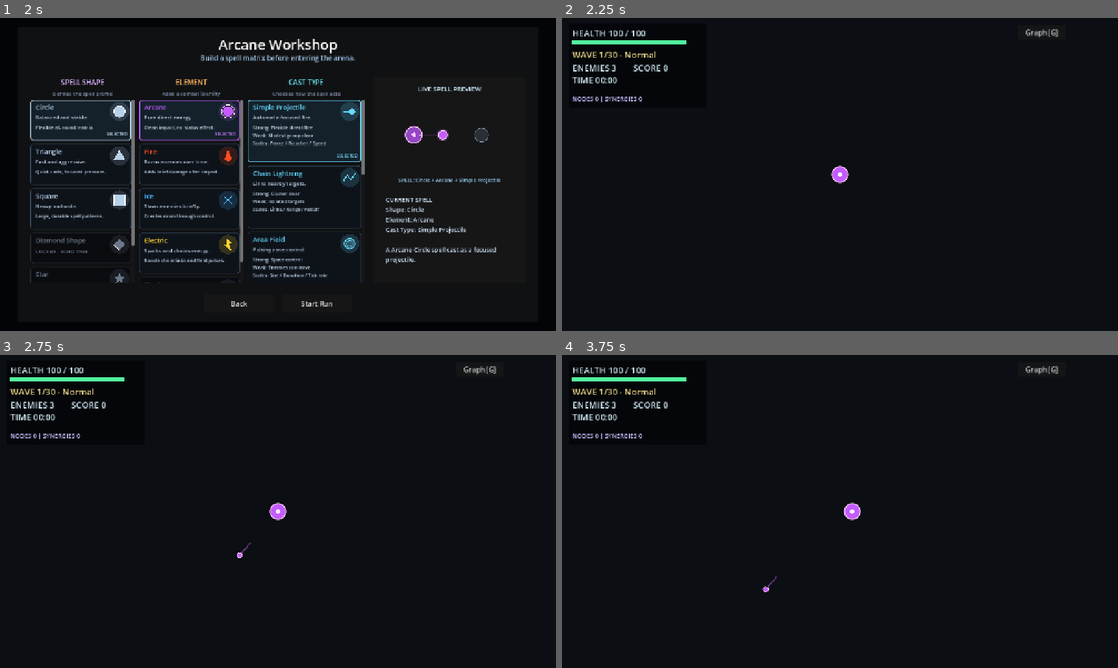
Above: before the commit, frames 1-4 (two rows, left to right).
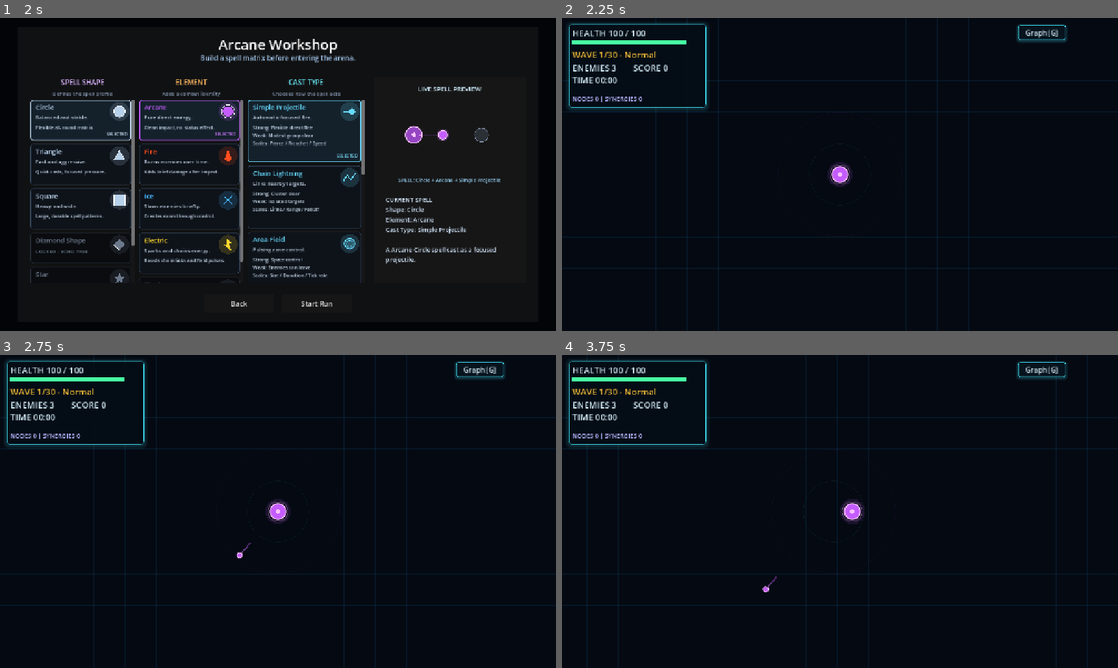
Above: after the commit, the same moments.

Repository: Gustavo-Wallace/nodecaster-arena
Game: Godot game, scene res://scenes/ui/main_menu.tscn
Two runs of this game, one before a commit and one after it. Both use one fixed random seed, a clock stepped at 60 frames per second and the inputs below.
Inputs (mouse positions are in pixels of both pictures, inside the frame that each line leads up to):
- Up to frame 1 (2 s): click "Play" at 0.5 s; click "Choose" at 1.25 s
- Up to frame 2 (2.25 s): click "Start Run" at 2 s
- Up to frame 3 (2.75 s): no input
- Up to frame 4 (3.75 s): click "Graph [G]" at 2.75 s; tap Enter at 3.5 s; move the mouse to (962, 495) at 3.52 s; hold D from 3.53 s (still down); tap G at 3.6 s

Frame 1 is identical in both runs. In frame 2, 1.2% of the frame differs, in the area x 0-91%, y 1-81%; in frame 3, 1.2%; in frame 4, 1.2%, in the area x 0-95%, y 1-81%.

Commit message:
aplica identidade neon fluorescente

Diff:
--- a/scenes/ui/game_hud.tscn
+++ b/scenes/ui/game_hud.tscn
@@ -12,13 +12,12 @@
 mouse_filter = 1
 script = ExtResource("1_pkyfi")
 
-[node name="HudBack" type="ColorRect" parent="."]
+[node name="HudBack" type="Panel" parent="."]
 layout_mode = 0
 offset_left = 16.0
 offset_top = 14.0
 offset_right = 332.0
 offset_bottom = 206.0
-color = Color(0.012, 0.018, 0.026, 0.78)
 mouse_filter = 2
 
 [node name="HealthLabel" type="Label" parent="."]
@@ -35,7 +34,7 @@
 offset_top = 50.0
 offset_right = 288.0
 offset_bottom = 62.0
-color = Color(0.09, 0.11, 0.14, 0.92)
+color = Color(0.025, 0.06, 0.09, 0.96)
 
 [node name="HealthBarFill" type="ColorRect" parent="."]
 layout_mode = 0
@@ -43,7 +42,7 @@
 offset_top = 50.0
 offset_right = 288.0
 offset_bottom = 62.0
-color = Color(0.32, 0.95, 0.62, 1)
+color = Color(0.28, 1, 0.64, 1)
 
 [node name="WaveLabel" type="Label" parent="."]
 layout_mode = 0
--- a/scripts/effects/burst_effect.gd
+++ b/scripts/effects/burst_effect.gd
@@ -42,6 +42,7 @@
 	var alpha := 1.0 - progress
 	var ring_color := Color(color.r, color.g, color.b, 0.55 * alpha)
 
+	draw_circle(Vector2.ZERO, lerpf(start_radius * 2.0, end_radius * 1.12, progress), Color(color.r, color.g, color.b, 0.09 * alpha))
 	draw_arc(Vector2.ZERO, lerpf(start_radius, end_radius, progress), 0.0, TAU, 36, ring_color, 2.0, true)
 
 	for particle in _particles:
@@ -49,6 +50,7 @@
 		var distance: float = lerpf(start_radius, float(particle["distance"]), progress)
 		var size: float = lerpf(float(particle["size"]), 1.0, progress)
 		var particle_color := Color(color.r, color.g, color.b, alpha)
+		draw_circle(direction * distance, size * 1.85, Color(color.r, color.g, color.b, alpha * 0.12))
 		draw_circle(direction * distance, size, particle_color)
 
 
--- a/scripts/effects/impact_ring.gd
+++ b/scripts/effects/impact_ring.gd
@@ -32,4 +32,5 @@
 	var progress := clampf(_time / maxf(duration, 0.001), 0.0, 1.0)
 	var alpha := pow(1.0 - progress, 1.6)
 	var radius := lerpf(start_radius, end_radius, progress)
+	draw_circle(Vector2.ZERO, radius * 1.2, Color(color.r, color.g, color.b, color.a * alpha * 0.08))
 	draw_arc(Vector2.ZERO, radius, 0.0, TAU, 64, Color(color.r, color.g, color.b, color.a * alpha), width * (1.0 - progress * 0.45), true)
--- a/scripts/enemies/base_enemy.gd
+++ b/scripts/enemies/base_enemy.gd
@@ -220,10 +220,22 @@
 	if max_health > 0:
 		health_ratio = float(current_health) / float(max_health)
 
+	_draw_neon_halo()
 	_draw_enemy_shape(health_ratio)
 	_draw_elemental_feedback()
 	_draw_elite_feedback()
 	_draw_health_arc(health_ratio)
+
+
+func _draw_neon_halo() -> void:
+	var raw_fill: Variant = get("fill_color")
+	var halo_color := Color(1.0, 0.24, 0.34, 1.0)
+	if raw_fill is Color:
+		halo_color = raw_fill
+	var halo_alpha: float = 0.06 if elite_modifier_id.is_empty() else 0.12
+	draw_circle(Vector2.ZERO, radius * 1.48, Color(halo_color.r, halo_color.g, halo_color.b, halo_alpha))
+	if not elite_modifier_id.is_empty():
+		draw_arc(Vector2.ZERO, radius * 1.23, 0.0, TAU, 32, Color(halo_color.r, halo_color.g, halo_color.b, 0.42), 1.2, true)
 
 
 func _draw_elemental_feedback() -> void:
--- a/scripts/game/game.gd
+++ b/scripts/game/game.gd
@@ -32,6 +32,7 @@
 const RUN_RESULT_PANEL_SCENE := preload("res://scenes/ui/run_result_panel.tscn")
 const UNSTABLE_FIELD_AURA_SCRIPT := preload("res://scripts/effects/unstable_field_aura.gd")
 const RUN_UPGRADE_DATA := preload("res://scripts/game/run_upgrade_data.gd")
+const NEON_STYLE := preload("res://scripts/ui/neon_style.gd")
 const PLAYABLE_CAST_TYPE_IDS := ["simple_projectile", "chain_lightning", "area", "slash", "persistent_waves", "summon"]
 
 @export var arena_position: Vector2 = Vector2(96.0, 72.0)
@@ -275,11 +276,28 @@
 
 
 func _draw() -> void:
-	draw_rect(arena_rect, Color(0.045, 0.055, 0.07), true)
-	draw_rect(arena_rect, Color(0.26, 0.46, 0.62), false, 3.0)
-
-	var inner_rect := arena_rect.grow(-8.0)
-	draw_rect(inner_rect, Color(0.09, 0.13, 0.16), false, 1.0)
+	# The oversized base keeps the viewport dark while the arena remains a distinct neon board.
+	draw_rect(arena_rect.grow(4096.0), NEON_STYLE.BACKGROUND, true)
+	draw_rect(arena_rect, NEON_STYLE.ARENA_FILL, true)
+
+	var grid_spacing := 72.0
+	var grid_x := floorf(arena_rect.position.x / grid_spacing) * grid_spacing
+	while grid_x <= arena_rect.end.x:
+		draw_line(Vector2(grid_x, arena_rect.position.y), Vector2(grid_x, arena_rect.end.y), NEON_STYLE.ARENA_GRID, 1.0)
+		grid_x += grid_spacing
+	var grid_y := floorf(arena_rect.position.y / grid_spacing) * grid_spacing
+	while grid_y <= arena_rect.end.y:
+		draw_line(Vector2(arena_rect.position.x, grid_y), Vector2(arena_rect.end.x, grid_y), NEON_STYLE.ARENA_GRID, 1.0)
+		grid_y += grid_spacing
+
+	var center := arena_rect.get_center()
+	draw_arc(center, 70.0, 0.0, TAU, 48, Color(NEON_STYLE.CYAN.r, NEON_STYLE.CYAN.g, NEON_STYLE.CYAN.b, 0.07), 1.0, true)
+	draw_arc(center, 142.0, 0.0, TAU, 64, Color(NEON_STYLE.MAGENTA.r, NEON_STYLE.MAGENTA.g, NEON_STYLE.MAGENTA.b, 0.045), 1.0, true)
+
+	draw_rect(arena_rect.grow(4.0), NEON_STYLE.ARENA_BORDER_GLOW, false, 9.0)
+	draw_rect(arena_rect, NEON_STYLE.ARENA_BORDER, false, 2.4)
+	var inner_rect := arena_rect.grow(-9.0)
+	draw_rect(inner_rect, Color(NEON_STYLE.CYAN.r, NEON_STYLE.CYAN.g, NEON_STYLE.CYAN.b, 0.22), false, 1.0)
 
 
 func _configure_arena_to_viewport() -> void:
--- a/scripts/player/player.gd
+++ b/scripts/player/player.gd
@@ -189,6 +189,10 @@
 
 
 func _draw() -> void:
+	var halo_color := Color(fill_color.r, fill_color.g, fill_color.b, 0.12)
+	var rim_color := Color(outline_color.r, outline_color.g, outline_color.b, 0.34)
+	draw_circle(Vector2.ZERO, radius * 1.62, halo_color)
+	draw_arc(Vector2.ZERO, radius * 1.28, 0.0, TAU, 40, rim_color, 1.4, true)
 	match visual_shape:
 		"triangle":
 			var points := PackedVector2Array([
@@ -216,7 +220,9 @@
 			draw_circle(Vector2.ZERO, radius, fill_color)
 			draw_arc(Vector2.ZERO, radius, 0.0, TAU, 48, outline_color, 2.5, true)
 
-	draw_circle(Vector2.ZERO, radius * 0.28, Color(1.0, 1.0, 1.0, 0.9))
+	draw_circle(Vector2.ZERO, radius * 0.42, Color(fill_color.r, fill_color.g, fill_color.b, 0.2))
+	draw_circle(Vector2.ZERO, radius * 0.25, Color(outline_color.r, outline_color.g, outline_color.b, 0.94))
 	if shield_charges > 0:
+		draw_circle(Vector2.ZERO, radius + 13.0, Color(0.32, 0.9, 1.0, 0.08))
 		draw_arc(Vector2.ZERO, radius + 8.0, 0.0, TAU, 40, Color(0.46, 0.94, 1.0, 0.9), 2.5, true)
 		draw_arc(Vector2.ZERO, radius + 12.0, -PI * 0.6, PI * 0.35, 20, Color(0.8, 1.0, 1.0, 0.55), 1.5, true)
--- a/scripts/projectiles/basic_projectile.gd
+++ b/scripts/projectiles/basic_projectile.gd
@@ -128,8 +128,9 @@
 			draw_line(Vector2(-trail_length, 0.0), Vector2(-draw_radius * 0.5, 0.0), trail_color, trail_width)
 			draw_line(Vector2(-trail_length * 0.62, 0.0), Vector2(-draw_radius * 0.2, 0.0), Color(outline_color.r, outline_color.g, outline_color.b, 0.22), maxf(1.0, trail_width * 0.42))
 
-	if glow_strength > 0.0:
-		draw_circle(Vector2.ZERO, draw_radius * (1.45 + glow_strength * 0.3), Color(fill_color.r, fill_color.g, fill_color.b, 0.09 + glow_strength * 0.08))
+	var neon_glow := 0.1 + glow_strength * 0.08
+	draw_circle(Vector2.ZERO, draw_radius * (1.45 + glow_strength * 0.3), Color(fill_color.r, fill_color.g, fill_color.b, neon_glow))
+	draw_arc(Vector2.ZERO, draw_radius * 1.16, 0.0, TAU, 20, Color(outline_color.r, outline_color.g, outline_color.b, 0.22 + glow_strength * 0.1), 0.9, true)
 
 	match visual_shape:
 		"triangle":
--- a/scripts/projectiles/enemy_projectile.gd
+++ b/scripts/projectiles/enemy_projectile.gd
@@ -64,6 +64,7 @@
 
 func _draw() -> void:
 	var trail_length := clampf(speed * 0.075, 24.0, 58.0)
+	draw_circle(Vector2.ZERO, radius * 1.72, Color(fill_color.r, fill_color.g, fill_color.b, 0.1))
 	draw_line(Vector2(-trail_length, 0.0), Vector2(-radius * 0.45, 0.0), Color(fill_color.r, fill_color.g, fill_color.b, 0.32), maxf(2.0, radius * 0.58))
 	draw_line(Vector2(-trail_length * 0.55, 0.0), Vector2(-radius * 0.2, 0.0), Color(outline_color.r, outline_color.g, outline_color.b, 0.2), 1.5)
 	draw_circle(Vector2.ZERO, radius, fill_color)
--- a/scripts/spells/area_spell.gd
+++ b/scripts/spells/area_spell.gd
@@ -71,6 +71,7 @@
 	var fill_alpha := 0.13 + _pulse_strength * 0.1
 	var fill := Color(fill_color.r, fill_color.g, fill_color.b, fill_alpha)
 	var outline := Color(outline_color.r, outline_color.g, outline_color.b, 0.8 + _pulse_strength * 0.16)
+	draw_circle(Vector2.ZERO, radius * pulse_scale * 1.13, Color(fill_color.r, fill_color.g, fill_color.b, 0.055 + _pulse_strength * 0.05))
 
 	match visual_shape:
 		"triangle":
@@ -91,3 +92,4 @@
 			draw_arc(Vector2.ZERO, radius * pulse_scale, 0.0, TAU, 40, outline, 2.4, true)
 
 	draw_arc(Vector2.ZERO, radius * (0.55 + _pulse_strength * 0.25), 0.0, TAU, 28, Color(fill_color.r, fill_color.g, fill_color.b, 0.3 + _pulse_strength * 0.22), 1.4, true)
+	draw_arc(Vector2.ZERO, radius * pulse_scale * 1.06, 0.0, TAU, 40, Color(fill_color.r, fill_color.g, fill_color.b, 0.22), 1.0, true)
--- a/scripts/spells/persistent_wave.gd
+++ b/scripts/spells/persistent_wave.gd
@@ -108,6 +108,7 @@
 	var body_color := Color(fill_color.r, fill_color.g, fill_color.b, 0.18 * remaining_ratio)
 	var line_color := Color(outline_color.r, outline_color.g, outline_color.b, 0.88 * remaining_ratio)
 	var trail_color := Color(fill_color.r, fill_color.g, fill_color.b, 0.2 * remaining_ratio)
+	draw_circle(Vector2.ZERO, maxf(half_width, half_length) * 1.14, Color(fill_color.r, fill_color.g, fill_color.b, 0.055 * remaining_ratio))
 	draw_line(Vector2(-half_length * 1.55, 0.0), Vector2(-half_length * 0.32, 0.0), trail_color, maxf(2.0, half_width * 0.14), true)
 	match visual_shape:
 		"triangle":
--- a/scripts/spells/summoned_echo.gd
+++ b/scripts/spells/summoned_echo.gd
@@ -111,6 +111,7 @@
 	var fill := Color(fill_color.r, fill_color.g, fill_color.b, 0.38 * alpha)
 	var outline := Color(outline_color.r, outline_color.g, outline_color.b, 0.9 * alpha)
 	var radius := 14.0
+	draw_circle(Vector2.ZERO, radius * 1.58, Color(fill_color.r, fill_color.g, fill_color.b, 0.09 * alpha))
 	match visual_shape:
 		"triangle":
 			var triangle := PackedVector2Array([Vector2(0.0, -radius), Vector2(radius * 0.86, radius * 0.72), Vector2(-radius * 0.86, radius * 0.72)])
@@ -129,5 +130,6 @@
 			draw_arc(Vector2.ZERO, radius, 0.0, TAU, 20, outline, 1.8, true)
 	if _bolt_time > 0.0:
 		var bolt_alpha := _bolt_time / 0.1
+		draw_line(_bolt_start, _bolt_end, Color(fill_color.r, fill_color.g, fill_color.b, bolt_alpha * 0.16), 8.0)
 		draw_line(_bolt_start, _bolt_end, Color(fill_color.r, fill_color.g, fill_color.b, bolt_alpha * 0.42), 4.4)
 		draw_line(_bolt_start, _bolt_end, Color(outline_color.r, outline_color.g, outline_color.b, bolt_alpha), 1.3)
--- a/scripts/ui/game_hud.gd
+++ b/scripts/ui/game_hud.gd
@@ -2,7 +2,11 @@
 
 signal graph_requested
 
+const NEON_STYLE := preload("res://scripts/ui/neon_style.gd")
+
+@onready var hud_back: Panel = $HudBack
 @onready var health_label: Label = $HealthLabel
+@onready var health_bar_back: ColorRect = $HealthBarBack
 @onready var health_bar_fill: ColorRect = $HealthBarFill
 @onready var wave_label: Label = $WaveLabel
 @onready var enemies_label: Label = $EnemiesLabel
@@ -21,19 +25,24 @@
 
 
 func _ready() -> void:
+	hud_back.add_theme_stylebox_override("panel", NEON_STYLE.panel_style(Color(0.014, 0.032, 0.067, 0.9), Color(NEON_STYLE.CYAN.r, NEON_STYLE.CYAN.g, NEON_STYLE.CYAN.b, 0.56), 1, 6))
+	health_bar_back.color = Color(0.025, 0.06, 0.09, 0.96)
 	for label in [health_label, wave_label, enemies_label, score_label, time_label, meta_label, build_label, message_label]:
-		label.add_theme_color_override("font_color", Color(0.86, 0.96, 1.0))
+		label.add_theme_color_override("font_color", NEON_STYLE.TEXT_PRIMARY)
 		label.add_theme_font_size_override("font_size", 20)
 
-	wave_label.add_theme_color_override("font_color", Color(1.0, 0.92, 0.58))
-	message_label.add_theme_color_override("font_color", Color(1.0, 0.92, 0.48))
+	wave_label.add_theme_color_override("font_color", NEON_STYLE.WARNING)
+	message_label.add_theme_color_override("font_color", NEON_STYLE.MAGENTA)
 	message_label.add_theme_font_size_override("font_size", 24)
-	meta_label.add_theme_color_override("font_color", Color(0.56, 0.9, 1.0))
+	meta_label.add_theme_color_override("font_color", NEON_STYLE.CYAN)
 	meta_label.add_theme_font_size_override("font_size", 15)
-	build_label.add_theme_color_override("font_color", Color(0.76, 0.76, 1.0))
+	build_label.add_theme_color_override("font_color", Color(0.72, 0.72, 1.0, 1.0))
 	build_label.add_theme_font_size_override("font_size", 14)
 	graph_button.pressed.connect(_on_graph_pressed)
 	graph_button.focus_mode = Control.FOCUS_NONE
+	graph_button.add_theme_color_override("font_color", NEON_STYLE.TEXT_PRIMARY)
+	graph_button.add_theme_stylebox_override("normal", NEON_STYLE.button_style(Color(0.025, 0.07, 0.11, 0.96), Color(NEON_STYLE.CYAN.r, NEON_STYLE.CYAN.g, NEON_STYLE.CYAN.b, 0.72)))
+	graph_button.add_theme_stylebox_override("hover", NEON_STYLE.button_style(Color(0.05, 0.12, 0.18, 1.0), NEON_STYLE.CYAN))
 	set_wave_info(0, 0, 0)
 	set_wave_message("")
 	set_meta_info("")
@@ -63,11 +72,11 @@
 
 	health_bar_fill.size = Vector2(HEALTH_BAR_WIDTH * health_ratio, health_bar_fill.size.y)
 	if health_ratio <= 0.3:
-		health_bar_fill.color = Color(1.0, 0.26, 0.22)
+		health_bar_fill.color = NEON_STYLE.DANGER
 	elif health_ratio <= 0.6:
-		health_bar_fill.color = Color(1.0, 0.72, 0.28)
+		health_bar_fill.color = NEON_STYLE.WARNING
 	else:
-		health_bar_fill.color = Color(0.32, 0.95, 0.62)
+		health_bar_fill.color = NEON_STYLE.HEALTH
 
 	if _last_health >= 0 and current_health < _last_health:
 		_flash_health_bar()
--- /dev/null
+++ b/scripts/ui/neon_style.gd
@@ -0,0 +1,46 @@
+class_name NeonStyle
+extends RefCounted
+
+## Shared visual language for the in-run UI and native CanvasItem drawings.
+const BACKGROUND := Color(0.006, 0.012, 0.028, 1.0)
+const ARENA_FILL := Color(0.018, 0.035, 0.07, 1.0)
+const ARENA_GRID := Color(0.12, 0.56, 0.82, 0.1)
+const ARENA_BORDER := Color(0.2, 0.88, 1.0, 0.94)
+const ARENA_BORDER_GLOW := Color(0.18, 0.76, 1.0, 0.16)
+const PANEL := Color(0.018, 0.037, 0.072, 0.94)
+const PANEL_HOVER := Color(0.032, 0.068, 0.12, 0.98)
+const PANEL_BORDER := Color(0.22, 0.7, 0.98, 0.72)
+const TEXT_PRIMARY := Color(0.86, 0.96, 1.0, 1.0)
+const TEXT_MUTED := Color(0.5, 0.68, 0.82, 1.0)
+const CYAN := Color(0.26, 0.92, 1.0, 1.0)
+const MAGENTA := Color(0.88, 0.28, 1.0, 1.0)
+const HEALTH := Color(0.28, 1.0, 0.64, 1.0)
+const WARNING := Color(1.0, 0.78, 0.22, 1.0)
+const DANGER := Color(1.0, 0.3, 0.42, 1.0)
+
+
+static func alpha(color: Color, value: float) -> Color:
+	return Color(color.r, color.g, color.b, clampf(value, 0.0, 1.0))
+
+
+static func panel_style(background: Color = PANEL, border: Color = PANEL_BORDER, border_width: int = 1, radius: int = 7) -> StyleBoxFlat:
+	var style := StyleBoxFlat.new()
+	style.bg_color = background
+	style.border_color = border
+	style.set_border_width_all(border_width)
+	style.set_corner_radius_all(radius)
+	style.shadow_color = Color(border.r, border.g, border.b, 0.16)
+	style.shadow_size = 10
+	style.shadow_offset = Vector2(0.0, 2.0)
+	style.content_margin_left = 10.0
+	style.content_margin_right = 10.0
+	style.content_margin_top = 6.0
+	style.content_margin_bottom = 6.0
+	return style
+
+
+static func button_style(background: Color, border: Color) -> StyleBoxFlat:
+	var style := panel_style(background, border, 1, 5)
+	style.shadow_color = Color(border.r, border.g, border.b, 0.2)
+	style.shadow_size = 6
+	return style
--- a/scripts/ui/pause_menu.gd
+++ b/scripts/ui/pause_menu.gd
@@ -1,4 +1,6 @@
 extends Control
+
+const NEON_STYLE := preload("res://scripts/ui/neon_style.gd")
 
 signal resume_requested
 signal restart_requested
@@ -25,6 +27,7 @@
 
 func _ready() -> void:
 	process_mode = Node.PROCESS_MODE_ALWAYS
+	_apply_neon_styles()
 	hide()
 	options_panel.hide()
 	resume_button.pressed.connect(_on_resume_pressed)
@@ -38,6 +41,22 @@
 
 	for button in [resume_button, options_button, restart_button, main_menu_button, options_back_button]:
 		button.focus_mode = Control.FOCUS_NONE
+
+
+func _apply_neon_styles() -> void:
+	pause_panel.add_theme_stylebox_override("panel", NEON_STYLE.panel_style(Color(0.014, 0.03, 0.065, 0.98), Color(NEON_STYLE.MAGENTA.r, NEON_STYLE.MAGENTA.g, NEON_STYLE.MAGENTA.b, 0.74), 1, 8))
+	options_panel.add_theme_stylebox_override("panel", NEON_STYLE.panel_style(Color(0.014, 0.03, 0.065, 0.98), Color(NEON_STYLE.CYAN.r, NEON_STYLE.CYAN.g, NEON_STYLE.CYAN.b, 0.74), 1, 8))
+	for label in [status_label, master_value_label, sfx_value_label, options_status_label]:
+		label.add_theme_color_override("font_color", NEON_STYLE.TEXT_MUTED)
+	for title_path in ["PausePanel/TitleLabel", "OptionsPanel/TitleLabel"]:
+		var title: Label = get_node(title_path) as Label
+		if title != null:
+			title.add_theme_color_override("font_color", NEON_STYLE.TEXT_PRIMARY)
+	for button in [resume_button, options_button, restart_button, main_menu_button, options_back_button]:
+		button.add_theme_color_override("font_color", NEON_STYLE.TEXT_PRIMARY)
+		button.add_theme_stylebox_override("normal", NEON_STYLE.button_style(Color(0.025, 0.065, 0.11, 0.98), Color(NEON_STYLE.CYAN.r, NEON_STYLE.CYAN.g, NEON_STYLE.CYAN.b, 0.58)))
+		button.add_theme_stylebox_override("hover", NEON_STYLE.button_style(Color(0.06, 0.12, 0.18, 1.0), NEON_STYLE.CYAN))
+		button.add_theme_stylebox_override("pressed", NEON_STYLE.button_style(Color(0.03, 0.04, 0.1, 1.0), NEON_STYLE.MAGENTA))
 
 
 func open_menu() -> void:
--- a/scripts/ui/run_result_panel.gd
+++ b/scripts/ui/run_result_panel.gd
@@ -1,9 +1,12 @@
 extends Control
+
+const NEON_STYLE := preload("res://scripts/ui/neon_style.gd")
 
 signal restart_requested
 signal main_menu_requested
 
 @onready var title_label: Label = $Panel/TitleLabel
+@onready var panel: Panel = $Panel
 @onready var subtitle_label: Label = $Panel/SubtitleLabel
 @onready var scroll_container: ScrollContainer = $Panel/ScrollContainer
 @onready var stats_label: Label = $Panel/ScrollContainer/Content/SummaryRow/StatsLabel
@@ -17,22 +20,28 @@
 
 func _ready() -> void:
 	hide()
+	panel.add_theme_stylebox_override("panel", NEON_STYLE.panel_style(Color(0.014, 0.03, 0.065, 0.98), Color(NEON_STYLE.CYAN.r, NEON_STYLE.CYAN.g, NEON_STYLE.CYAN.b, 0.72), 1, 8))
 	title_label.add_theme_font_size_override("font_size", 34)
-	title_label.add_theme_color_override("font_color", Color(0.9, 0.98, 1.0))
+	title_label.add_theme_color_override("font_color", NEON_STYLE.TEXT_PRIMARY)
 
 	for label in [subtitle_label, stats_label, kills_label, build_label]:
 		label.add_theme_font_size_override("font_size", 17)
-		label.add_theme_color_override("font_color", Color(0.82, 0.92, 1.0))
+		label.add_theme_color_override("font_color", NEON_STYLE.TEXT_PRIMARY)
 		label.autowrap_mode = TextServer.AUTOWRAP_WORD_SMART
 
 	restart_button.pressed.connect(_on_restart_pressed)
 	menu_button.pressed.connect(_on_menu_pressed)
+	for button in [restart_button, menu_button]:
+		button.focus_mode = Control.FOCUS_NONE
+		button.add_theme_color_override("font_color", NEON_STYLE.TEXT_PRIMARY)
+		button.add_theme_stylebox_override("normal", NEON_STYLE.button_style(Color(0.025, 0.065, 0.11, 0.98), Color(NEON_STYLE.CYAN.r, NEON_STYLE.CYAN.g, NEON_STYLE.CYAN.b, 0.62)))
+		button.add_theme_stylebox_override("hover", NEON_STYLE.button_style(Color(0.06, 0.12, 0.18, 1.0), NEON_STYLE.CYAN))
 
 
 func show_result(victory: bool, stats: Dictionary, max_wave: int) -> void:
 	scroll_container.scroll_vertical = 0
 	title_label.text = "VICTORY" if victory else "DEFEAT"
-	title_label.add_theme_color_override("font_color", Color(0.72, 1.0, 0.78) if victory else Color(1.0, 0.46, 0.46))
+	title_label.add_theme_color_override("font_color", NEON_STYLE.HEALTH if victory else NEON_STYLE.DANGER)
 	subtitle_label.text = "Simulation complete. You stabilized the core." if victory else "Core disintegrated. The arcane chain collapsed."
 
 	var wave_reached := int(stats.get("max_wave_reached", 0))
--- a/scripts/ui/upgrade_panel.gd
+++ b/scripts/ui/upgrade_panel.gd
@@ -1,9 +1,12 @@
 extends Control
+
+const NEON_STYLE := preload("res://scripts/ui/neon_style.gd")
 
 signal upgrade_selected(upgrade: Dictionary)
 signal reroll_requested
 
 @onready var title_label: Label = $Panel/TitleLabel
+@onready var panel: Panel = $Panel
 @onready var option_1_button: Button = $Panel/Option1Button
 @onready var option_2_button: Button = $Panel/Option2Button
 @onready var option_3_button: Button = $Panel/Option3Button
@@ -23,7 +26,8 @@
 func _ready() -> void:
 	hide()
 	option_buttons = [option_1_button, option_2_button, option_3_button, option_4_button]
-	title_label.add_theme_color_override("font_color", Color(0.9, 0.98, 1.0))
+	panel.add_theme_stylebox_override("panel", NEON_STYLE.panel_style(Color(0.014, 0.03, 0.065, 0.98), Color(NEON_STYLE.MAGENTA.r, NEON_STYLE.MAGENTA.g, NEON_STYLE.MAGENTA.b, 0.72), 1, 8))
+	title_label.add_theme_color_override("font_color", NEON_STYLE.TEXT_PRIMARY)
 	title_label.add_theme_font_size_override("font_size", 30)
 
 	for index in range(option_buttons.size()):
@@ -33,17 +37,18 @@
 
 	reroll_button.pressed.connect(_on_reroll_pressed)
 	reroll_button.focus_mode = Control.FOCUS_NONE
-	reroll_button.add_theme_stylebox_override("normal", _create_card_style(Color(0.08, 0.14, 0.17, 0.98), Color(0.4, 0.82, 1.0, 0.9)))
-	reroll_button.add_theme_stylebox_override("hover", _create_card_style(Color(0.12, 0.2, 0.24, 1.0), Color(0.75, 0.94, 1.0, 1.0)))
+	reroll_button.add_theme_color_override("font_color", NEON_STYLE.TEXT_PRIMARY)
+	reroll_button.add_theme_stylebox_override("normal", _create_card_style(Color(0.025, 0.07, 0.12, 0.98), Color(NEON_STYLE.CYAN.r, NEON_STYLE.CYAN.g, NEON_STYLE.CYAN.b, 0.82)))
+	reroll_button.add_theme_stylebox_override("hover", _create_card_style(Color(0.06, 0.13, 0.2, 1.0), NEON_STYLE.CYAN))
 
 
 func _setup_option_card(button: Button) -> void:
 	button.text = ""
 	button.clip_contents = true
 	button.focus_mode = Control.FOCUS_NONE
-	button.add_theme_stylebox_override("normal", _create_card_style(Color(0.09, 0.105, 0.13, 0.96), Color(0.34, 0.42, 0.52, 0.85)))
-	button.add_theme_stylebox_override("hover", _create_card_style(Color(0.12, 0.14, 0.17, 0.98), Color(0.72, 0.88, 1.0, 0.95)))
-	button.add_theme_stylebox_override("pressed", _create_card_style(Color(0.07, 0.08, 0.1, 0.98), Color(1.0, 0.9, 0.48, 1.0)))
+	button.add_theme_stylebox_override("normal", _create_card_style(Color(0.018, 0.045, 0.082, 0.98), Color(0.18, 0.48, 0.68, 0.72)))
+	button.add_theme_stylebox_override("hover", _create_card_style(Color(0.045, 0.1, 0.16, 1.0), NEON_STYLE.CYAN))
+	button.add_theme_stylebox_override("pressed", _create_card_style(Color(0.06, 0.025, 0.1, 1.0), NEON_STYLE.MAGENTA))
 	button.mouse_entered.connect(_on_option_hovered.bind(button, true))
 	button.mouse_exited.connect(_on_option_hovered.bind(button, false))
 
Not shown, added: scripts/ui/neon_style.gd.uid
